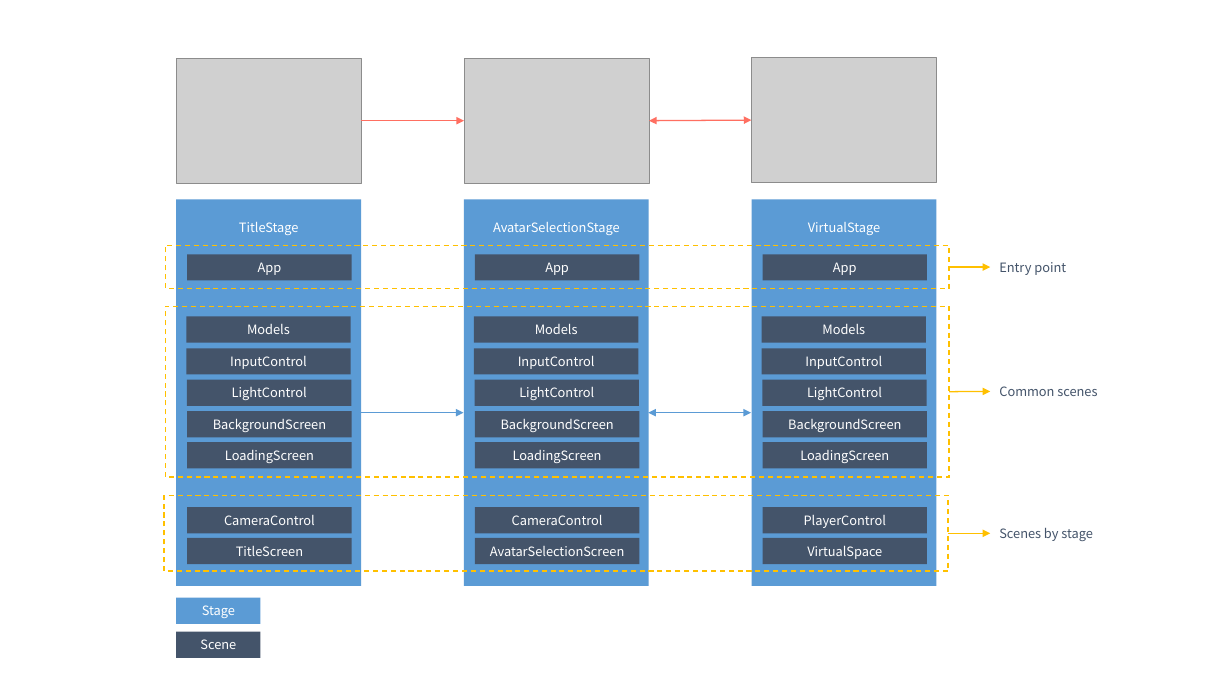
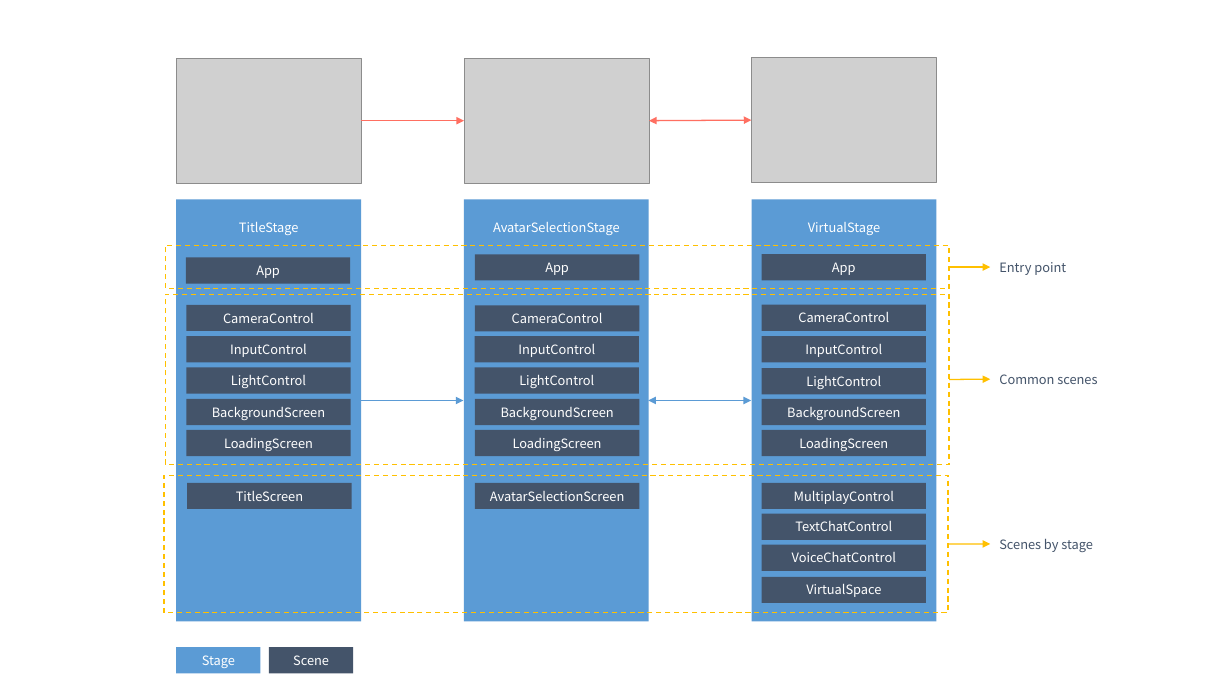
Before and after one commit to extreal-dev/Extreal.Guide, a slide deck: slide 11 of work/work.pptx. Drawn at 1232x693 pixels with LibreOffice and Linux fonts; fonts in the diff are those of the drawing; grey boxes stand for pictures. Boxes give left, top, right and bottom in pixels: in the first picture for what was removed or moved away, otherwise in the second. Text is boxed around its words. In the diff, an @@ line names an element or a change of style, - is before the commit and + after.

```diff
--- a/work/work.pptx
+++ b/work/work.pptx
@@ rectangle "TitleStage": place and size @@
-rectangle "TitleStage" at (177,200,361,586)
+rectangle "TitleStage" at (177,200,361,622)
@@ rectangle "AvatarSelectionStage": place and size @@
-rectangle "AvatarSelectionStage" at (464,200,649,586)
+rectangle "AvatarSelectionStage" at (464,200,649,622)
@@ rectangle "VirtualStage": place and size @@
-rectangle "VirtualStage" at (751,200,936,586)
+rectangle "VirtualStage" at (751,200,936,622)
@@ rectangle "App": place and size @@
-rectangle "App" at (188,254,352,280)
+rectangle "App" at (186,258,350,284)
@@ rectangle "CameraControl": place and size @@
-rectangle "CameraControl" at (475,507,640,533)
+rectangle "CameraControl" at (187,305,351,331)
@@ rectangle removed at (187,317,351,343) @@
-Models
@@ rectangle removed at (474,317,639,343) @@
-Models
@@ rectangle "CameraControl": place and size @@
-rectangle "CameraControl" at (188,507,352,533)
+rectangle "CameraControl" at (475,305,640,331)
@@ rectangle removed at (762,317,926,343) @@
-Models
@@ rectangle added at (762,305,926,331), fill #44546A, 10 pt, text #FFFFFF @@
+CameraControl
@@ 4 rectangles, 2 arrows, 1 double arrow: place and size @@
-4 rectangles, 2 arrows, 1 double arrow at (165,307,991,478)
+4 rectangles, 2 arrows, 1 double arrow at (165,294,991,465)
@@ 9 rectangles, 1 text: place and size @@
-9 rectangles, 1 text at (187,348,1097,437)
+9 rectangles, 1 text at (187,336,1097,425)
@@ rectangle: place and size @@
-rectangle at (165,495,948,571)
+rectangle at (165,475,948,613)
@@ rectangle "TitleScreen": place and size @@
-rectangle "TitleScreen" at (188,538,352,564)
+rectangle "TitleScreen" at (188,483,352,509)
@@ rectangle "AvatarSelectionScreen": place and size @@
-rectangle "AvatarSelectionScreen" at (475,538,640,564)
+rectangle "AvatarSelectionScreen" at (475,483,640,509)
@@ rectangle "MultiplayControl": place and size @@
-rectangle "MultiplayControl" at (762,507,927,533)
+rectangle "MultiplayControl" at (762,483,926,509)
@@ text in rectangle at (794,491,894,504): text changed @@
-PlayerControl
+MultiplayControl
@@ rectangle added at (762,514,926,540), fill #44546A, 10 pt, text #FFFFFF @@
+TextChatControl
@@ text "Scenes by stage": place and size @@
-text "Scenes by stage" at (999,527,1093,541)
+text "Scenes by stage" at (999,538,1093,552)
@@ rectangle added at (762,544,926,570), fill #44546A, 10 pt, text #FFFFFF @@
+VoiceChatControl
@@ arrow moved from (948, 533) - (991, 533) to (948, 544) - (991, 544) @@
@@ rectangle "VirtualSpace": place and size @@
-rectangle "VirtualSpace" at (762,538,927,564)
+rectangle "VirtualSpace" at (762,577,926,603)
@@ rectangle "Stage": place and size @@
-rectangle "Stage" at (177,598,261,624)
+rectangle "Stage" at (177,647,261,673)
@@ rectangle "Scene": place and size @@
-rectangle "Scene" at (177,632,261,658)
+rectangle "Scene" at (269,647,353,673)
```
Also in this commit, not shown: 1 other slide changed, 11 other files.
